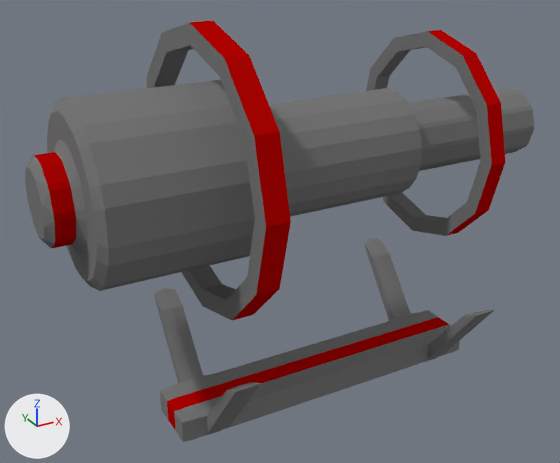
An edit to the Blender file Assets/Prefabs/Models/Turret.blend, drawn before and after from the same camera.
The view is the same before and after, from a 50 mm camera at (-1.56, -2.47, 1.94) aimed at (-0.18, 0.04, 0.69). The lights are fixed; the arrows at lower left show +X, +Y and +Z.

Objects in the first picture: 'Cube', 'FirstTorus', 'Rifle', 'SecondTorus'.
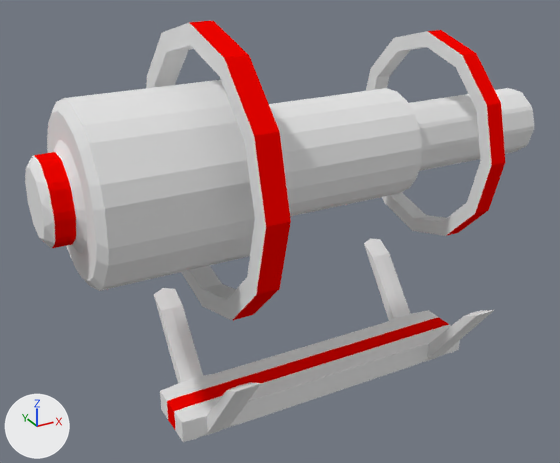
What differs and where, as boxes [x1, y1, x2, y2] in the pictures (560 x 463 px):
part 1 of me_cube_001, recoloured: [154, 238, 494, 442] in both
part 2 of me_cube_001, recoloured: [167, 317, 449, 429] in both
part 3 of me_cylinder, recoloured: [25, 80, 534, 291] in both
part 4 of me_cylinder, recoloured: [34, 152, 76, 248] in both
part 5 of me_cylinder_001, recoloured: [146, 23, 266, 320] in both
part 6 of me_cylinder_001, recoloured: [189, 21, 291, 320] in both
part 7 of me_cylinder_002, recoloured: [366, 31, 492, 236] in both
part 8 of me_cylinder_002, recoloured: [428, 30, 505, 236] in both

Patch to the scene script:
```diff
--- a/Assets/Prefabs/Models/Turret.blend.py
+++ b/Assets/Prefabs/Models/Turret.blend.py
@@ mat_bloodmaterial @@
+mat_bloodmaterial = diffuse_material('BloodMaterial')
+mat_bloodmaterial.base_color = (0.911, 0.00131, 0.0)  # red #f50400
@@ mat_trapmaterial @@
+mat_trapmaterial = diffuse_material('TrapMaterial')
+mat_trapmaterial.base_color = (0.8, 0.8, 0.8)  # white #e7e7e7
@@ me_cube_001 @@
 me_cube_001.from_pydata(...)  # 200 vertices, 202 faces; spans x -3.39..3.39, y -0.7..0.7, z -1.0..6.96
 # used by ob_cube; location = (0.0, 0.0, 0.0); rotation_euler = (0.0, 0.0, 1.571), in degrees (0, 0, 90); scale = (0.125, 1.0, 0.05)
+# me_cube_001 part 1: all 189 faces that had it switch from mat_turretbasematerial (grey #797979) to mat_trapmaterial (white #e7e7e7)
+# me_cube_001 part 2: all 13 faces that had it switch from mat_turretringsmaterial (red #b40200) to mat_bloodmaterial (red #f50400)
@@ me_cylinder @@
 me_cylinder.from_pydata(...)  # 300 vertices, 302 faces; spans x -0.64..0.64, y -0.65..0.65, z -3.35..3.0
 # used by ob_rifle; parent = ob_empty; location = (0.0, 0.0, 2.0); rotation_euler = (1.571, 0.0, 0.0), in degrees (90, 0, 0)
+# me_cylinder part 3: all 282 faces that had it switch from mat_turretbasematerial (grey #797979) to mat_trapmaterial (white #e7e7e7)
+# me_cylinder part 4: all 20 faces that had it switch from mat_turretringsmaterial (red #b40200) to mat_bloodmaterial (red #f50400)
@@ me_cylinder_001 @@
 me_cylinder_001.from_pydata(...)  # 48 vertices, 48 faces; spans x -1.08..1.08, y -1.08..1.08, z -0.13..0.13
 # used by ob_secondtorus; parent = ob_empty; location = (0.0, 1.5, 2.0); rotation_euler = (1.571, 0.000953, 0.0), in degrees (90, 0.1, 0)
+# me_cylinder_001 part 5: all 36 faces that had it switch from mat_turretbasematerial (grey #797979) to mat_trapmaterial (white #e7e7e7)
+# me_cylinder_001 part 6: all 12 faces that had it switch from mat_turretringsmaterial (red #b40200) to mat_bloodmaterial (red #f50400)
@@ me_cylinder_002 @@
 me_cylinder_002.from_pydata(...)  # 48 vertices, 48 faces; spans x -0.86..0.86, y -0.86..0.86, z -0.1..0.1
 # used by ob_firsttorus; parent = ob_empty; location = (0.0, -1.5, 2.0); rotation_euler = (1.571, 0.000953, 0.0), in degrees (90, 0.1, 0)
+# me_cylinder_002 part 7: all 36 faces that had it switch from mat_turretbasematerial (grey #797979) to mat_trapmaterial (white #e7e7e7)
+# me_cylinder_002 part 8: all 12 faces that had it switch from mat_turretringsmaterial (red #b40200) to mat_bloodmaterial (red #f50400)
```
